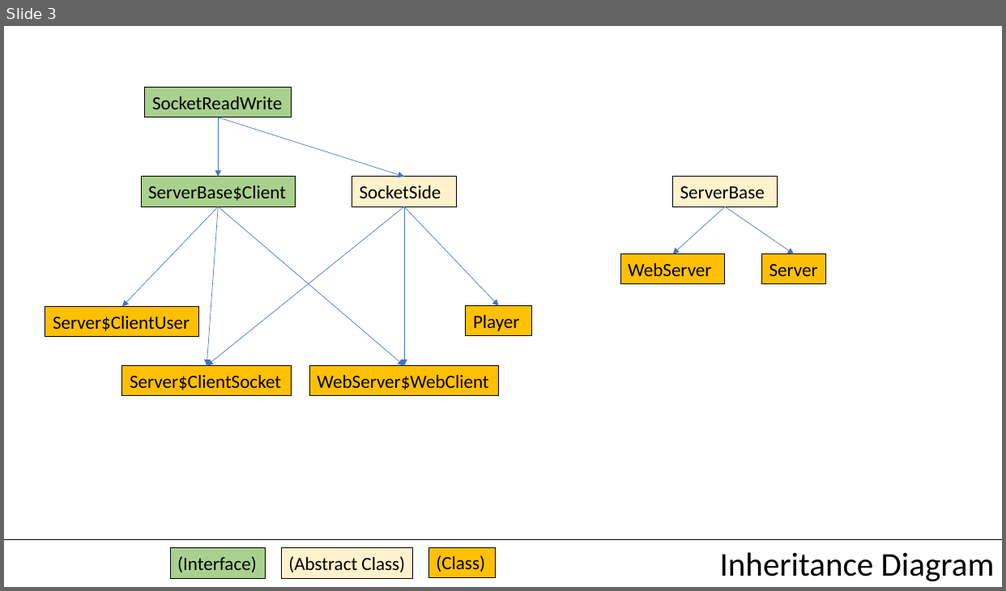
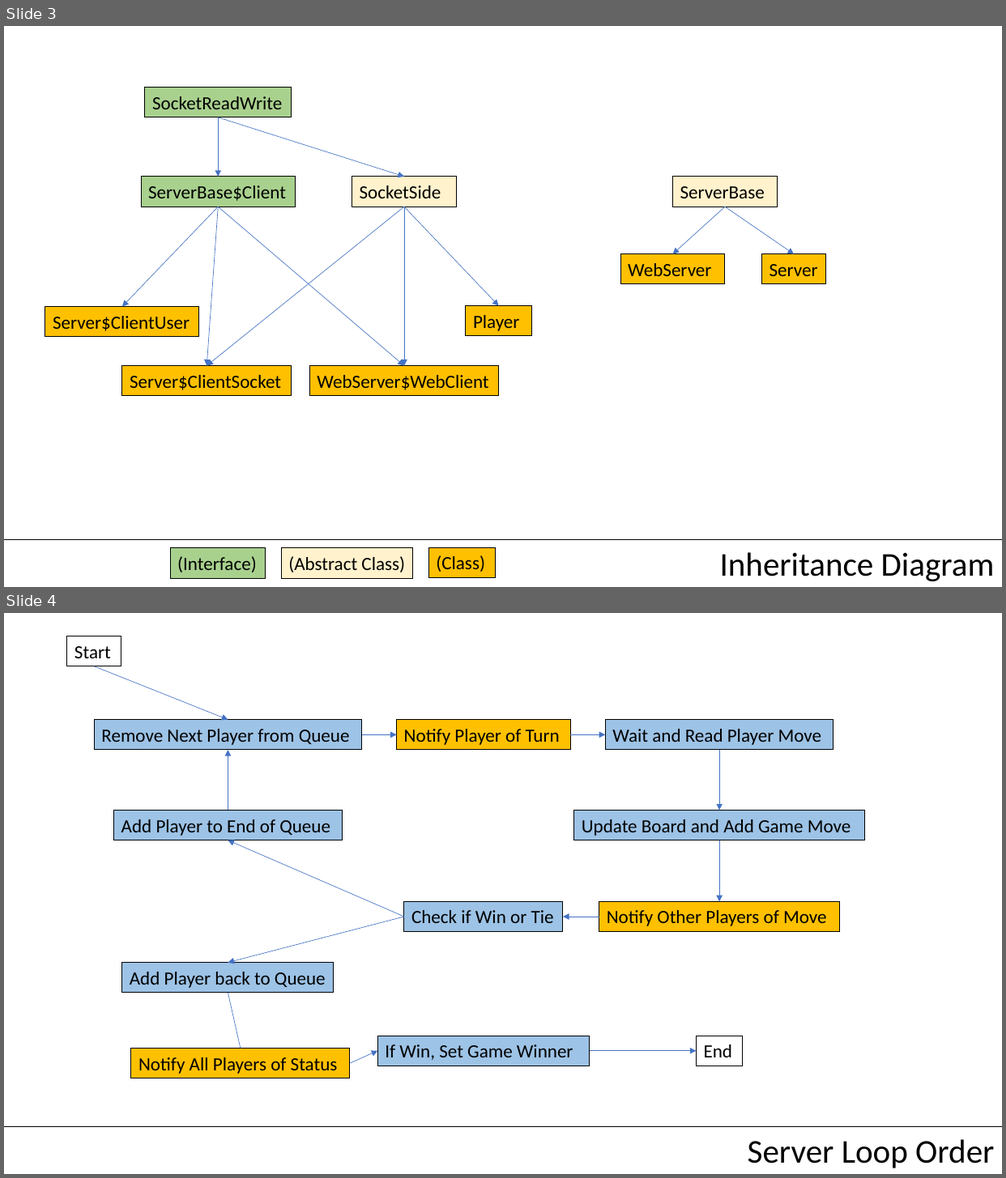
Before and after one commit to tlacasse/CS451-Project3, a slide deck: Diagram.pptx. Shown one above the other, each under a label of ours: slide 3 before the commit, slides 3 and 4 after it. The pictures are 1006x591 and 1006x1178 pixels, drawn with LibreOffice and Linux fonts; fonts in the diff are those of the drawing. Boxes give left, top, right and bottom in pixels: in the first picture for what was removed or moved away, otherwise in the second. Text is boxed around its words. In the diff, an @@ line names an element or a change of style, - is before the commit and + after.

```diff
--- a/Diagram.pptx
+++ b/Diagram.pptx
@@ slide 4 added at <box>4,613,1002,1174</box>, background #FFFFFF @@
@@ rectangle added at <box>67,636,121,666</box>, outline #000000 0.75 pt, 18 pt, text #000000 @@
+Start
@@ arrow added from (95, 666) to (228, 720), #4472C4 0.5 pt @@
@@ rectangle added at <box>95,720,362,750</box>, fill #9DC3E6, outline #000000 0.75 pt, 18 pt, text #000000 @@
+Remove Next Player from Queue
@@ rectangle added at <box>397,720,571,750</box>, fill #FFC000, outline #000000 0.75 pt, 18 pt, text #000000 @@
+Notify Player of Turn
@@ rectangle added at <box>605,720,833,750</box>, fill #9DC3E6, outline #000000 0.75 pt, 18 pt, text #000000 @@
+Wait and Read Player Move
@@ arrow added from (228, 810) to (228, 750), #4472C4 0.5 pt @@
@@ arrow added from (362, 735) to (397, 735), #4472C4 0.5 pt @@
@@ arrow added from (571, 735) to (605, 735), #4472C4 0.5 pt @@
@@ arrow added from (720, 750) to (720, 810), #4472C4 0.5 pt @@
@@ rectangle added at <box>114,810,343,840</box>, fill #9DC3E6, outline #000000 0.75 pt, 18 pt, text #000000 @@
+Add Player to End of Queue
@@ rectangle added at <box>574,810,865,840</box>, fill #9DC3E6, outline #000000 0.75 pt, 18 pt, text #000000 @@
+Update Board and Add Game Move
@@ arrow added from (404, 917) to (228, 841), #4472C4 0.5 pt @@
@@ arrow added from (720, 841) to (720, 902), #4472C4 0.5 pt @@
@@ rectangle added at <box>404,902,563,932</box>, fill #9DC3E6, outline #000000 0.75 pt, 18 pt, text #000000 @@
+Check if Win or Tie
@@ rectangle added at <box>599,902,839,932</box>, fill #FFC000, outline #000000 0.75 pt, 18 pt, text #000000 @@
+Notify Other Players of Move
@@ arrow added from (404, 917) to (228, 963), #4472C4 0.5 pt @@
@@ arrow added from (599, 917) to (563, 917), #4472C4 0.5 pt @@
@@ rectangle added at <box>122,963,334,993</box>, fill #9DC3E6, outline #000000 0.75 pt, 18 pt, text #000000 @@
+Add Player back to Queue
@@ line added from (228, 994) to (241, 1049), #4472C4 0.5 pt @@
@@ rectangle added at <box>131,1049,350,1079</box>, fill #FFC000, outline #000000 0.75 pt, 18 pt, text #000000 @@
+Notify All Players of Status
@@ rectangle added at <box>377,1036,590,1066</box>, fill #9DC3E6, outline #000000 0.75 pt, 18 pt, text #000000 @@
+If Win, Set Game Winner
@@ rectangle added at <box>697,1036,743,1066</box>, outline #000000 0.75 pt, 18 pt, text #000000 @@
+End
@@ arrow added from (350, 1063) to (377, 1051), #4472C4 0.5 pt @@
@@ arrow added from (590, 1051) to (697, 1051), #4472C4 0.5 pt @@
@@ line added from (4, 1127) to (1002, 1127), #000000 0.5 pt @@
@@ text added at <box>748,1139,994,1169</box>, 32 pt, text #000000 @@
+Server Loop Order
```
Also in this commit, not shown: 8 other files.
